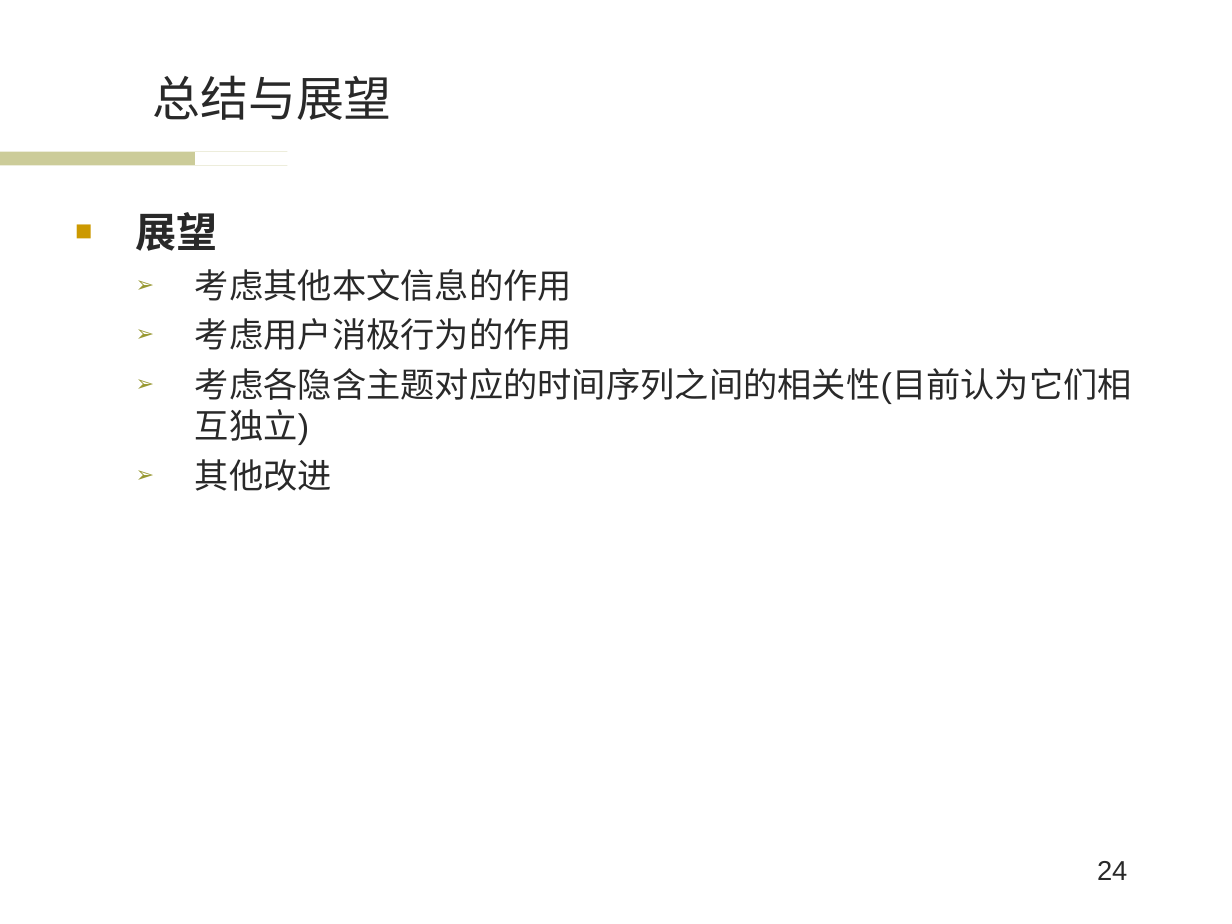
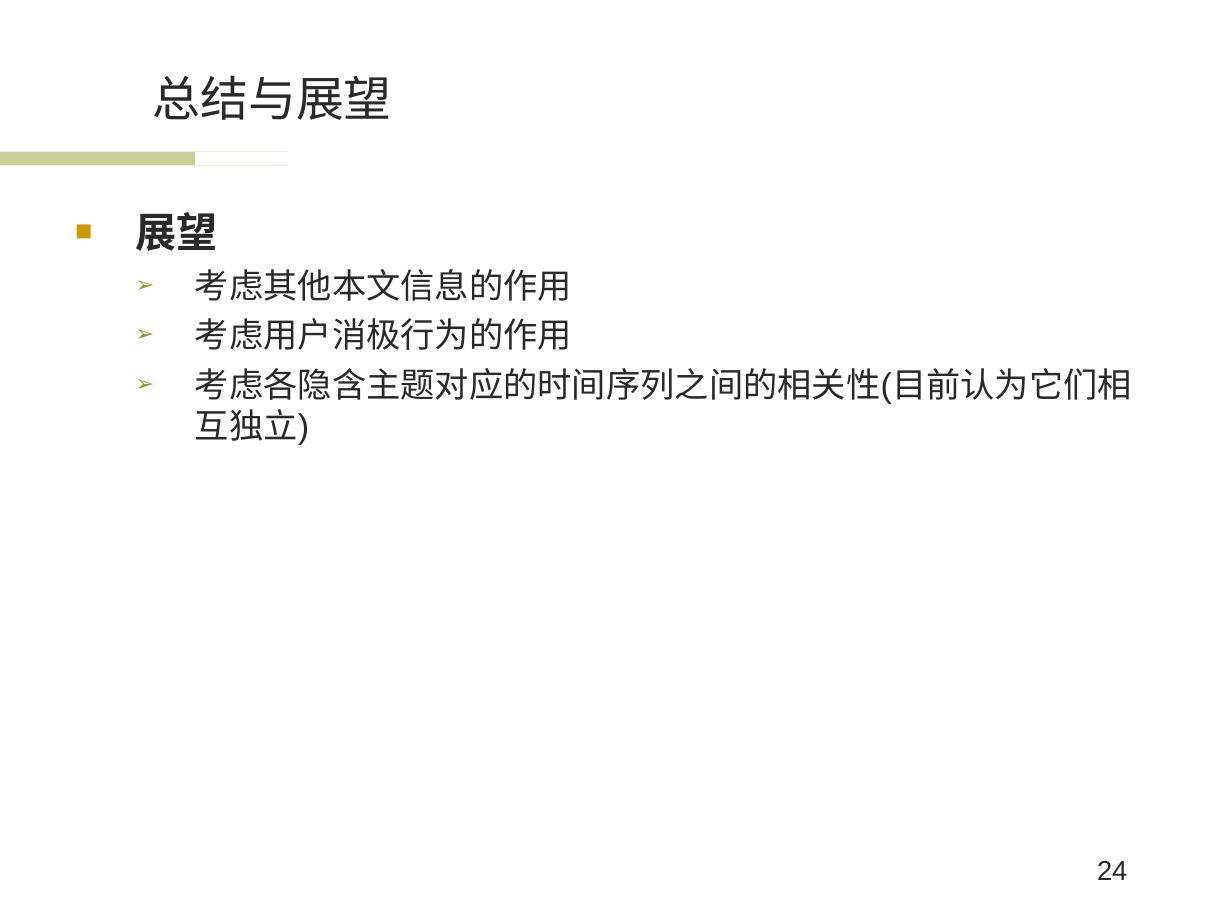
Before and after one commit to wwssttt/NJUThesis, a slide deck: slide 24 of 答辩准备/一种基于时间序列分析的个性化音乐推荐系统及其实现.ppt. Drawn at 1232x924 pixels with LibreOffice and Linux fonts; fonts in the diff are those of the drawing; background and template pictures are left out. Boxes give left, top, right and bottom in pixels: in the first picture for what was removed or moved away, otherwise in the second. Text is boxed around its words. In the diff, an @@ line names an element or a change of style, - is before the commit and + after.

```diff
--- a/答辩准备/一种基于时间序列分析的个性化音乐推荐系统及其实现.ppt
+++ b/答辩准备/一种基于时间序列分析的个性化音乐推荐系统及其实现.ppt
@@ text at [195,459,332,491]: paragraph removed @@
-  ➢ 其他改进
```
Also in this commit, not shown: 5 other slides changed, 3 other files.
